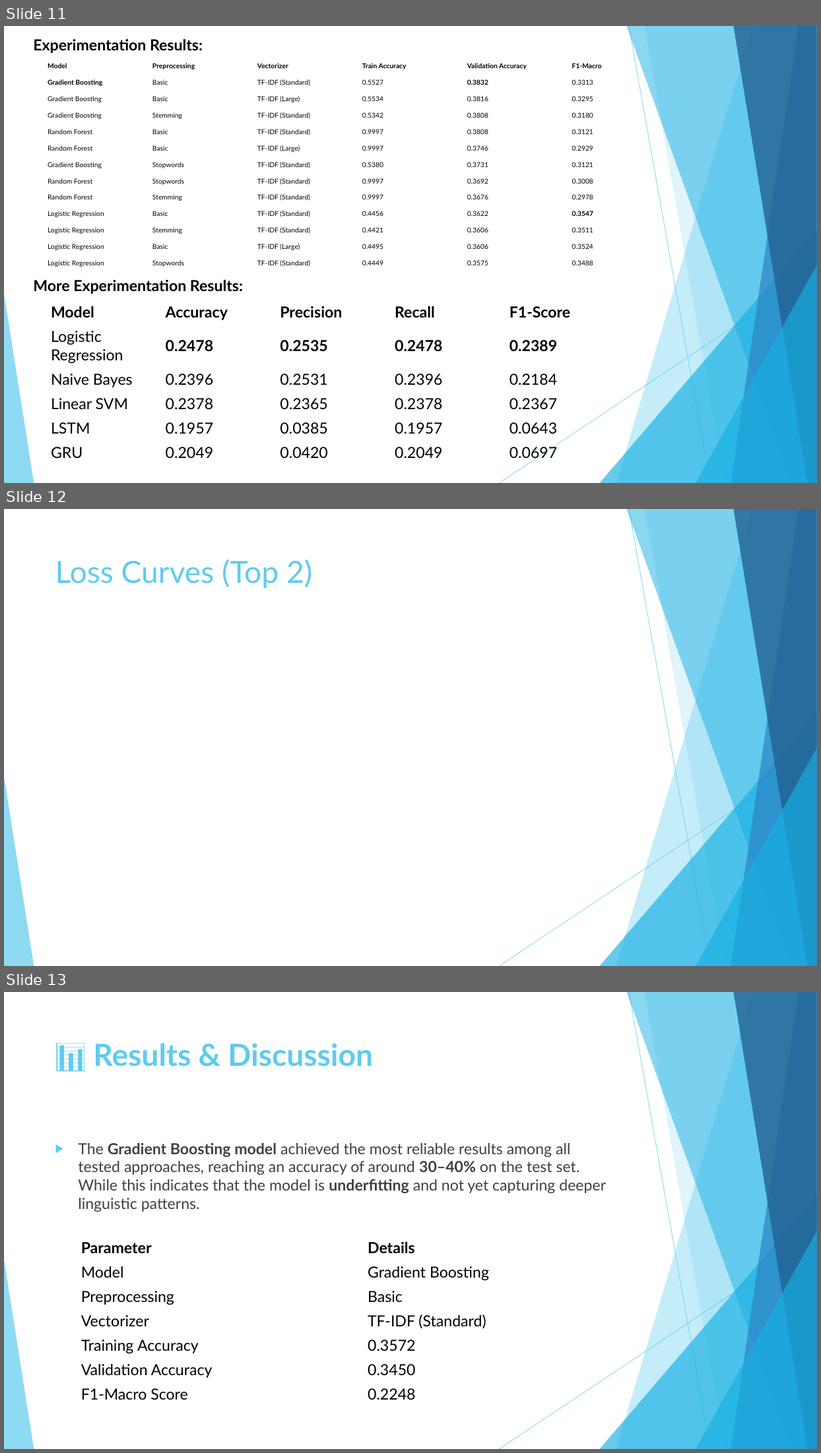
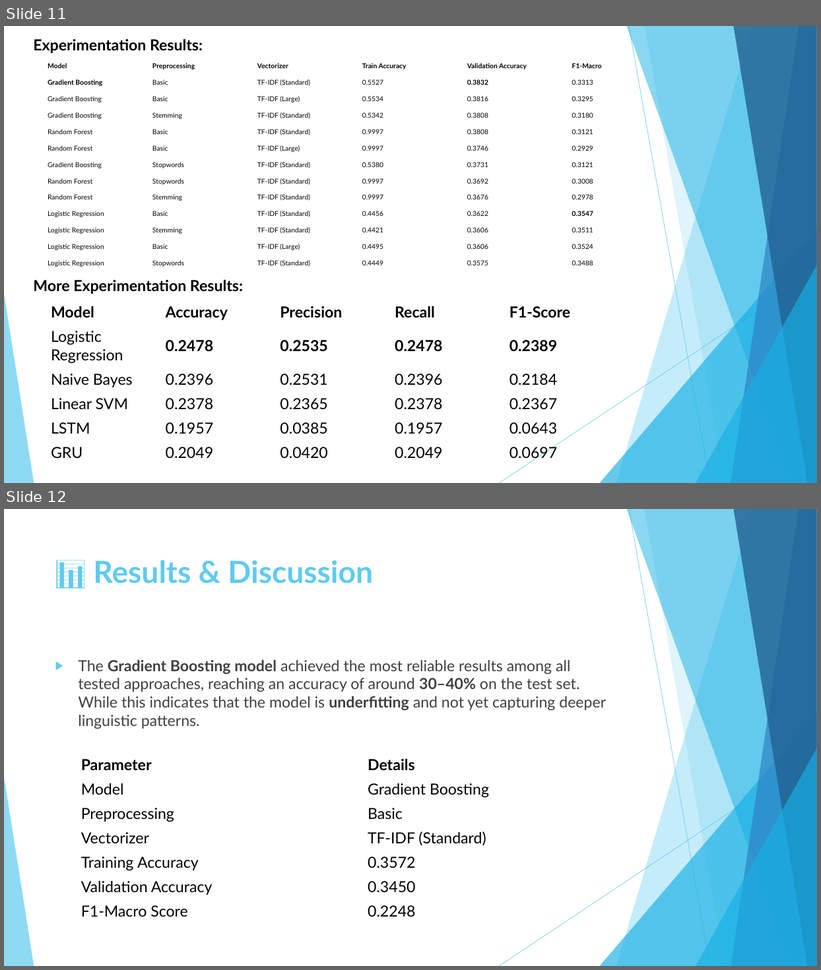
Before and after one commit to MohammedRaghib/Capstone-Project-ML2, a slide deck: Imposter.pptx. Shown one above the other, each under a label of ours: slides 11, 12 and 13 before the commit, slides 11 and 12 after it. The pictures are 821x1453 and 821x970 pixels, drawn with LibreOffice and Linux fonts; fonts in the diff are those of the drawing. Boxes give left, top, right and bottom in pixels: in the first picture for what was removed or moved away, otherwise in the second. Text is boxed around its words. In the diff, an @@ line names an element or a change of style, - is before the commit and + after.

Commit message:
loss curves and error analysis

```diff
--- a/Imposter.pptx
+++ b/Imposter.pptx
@@ slide 12 removed at [4, 509, 817, 966], background #FFFFFF; not listed: 10 template elements that a slide beside it also shows @@
@@ title removed at [55, 559, 312, 588] @@
-Loss Curves (Top 2)
@@ what was slide 13 is now slide 12 @@
```
Also in this commit, not shown: 1 slide added, 2 other files.
